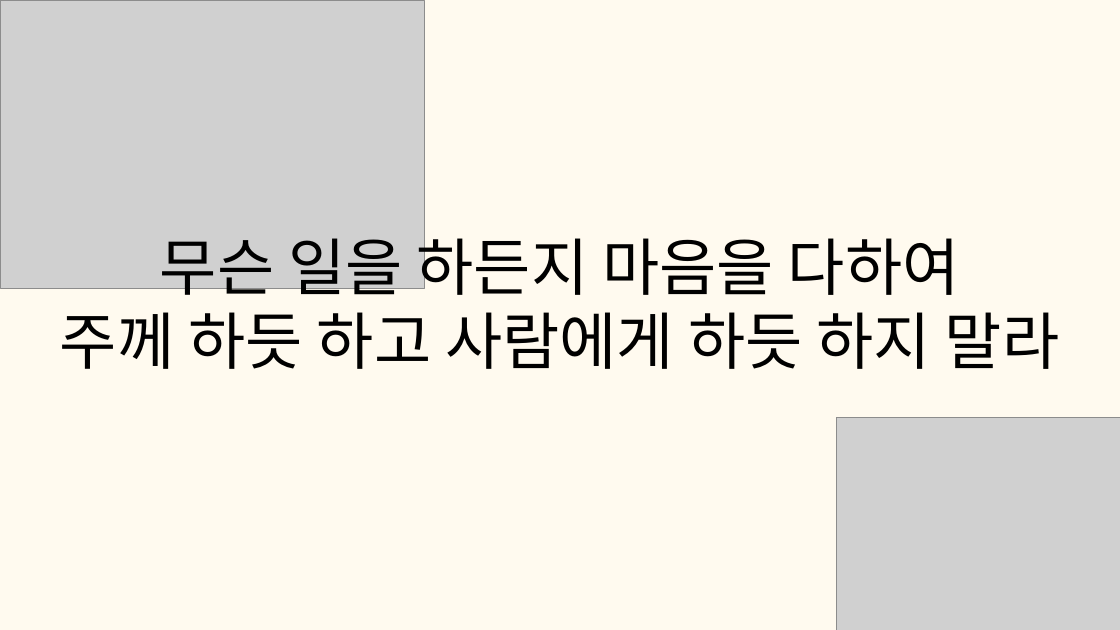
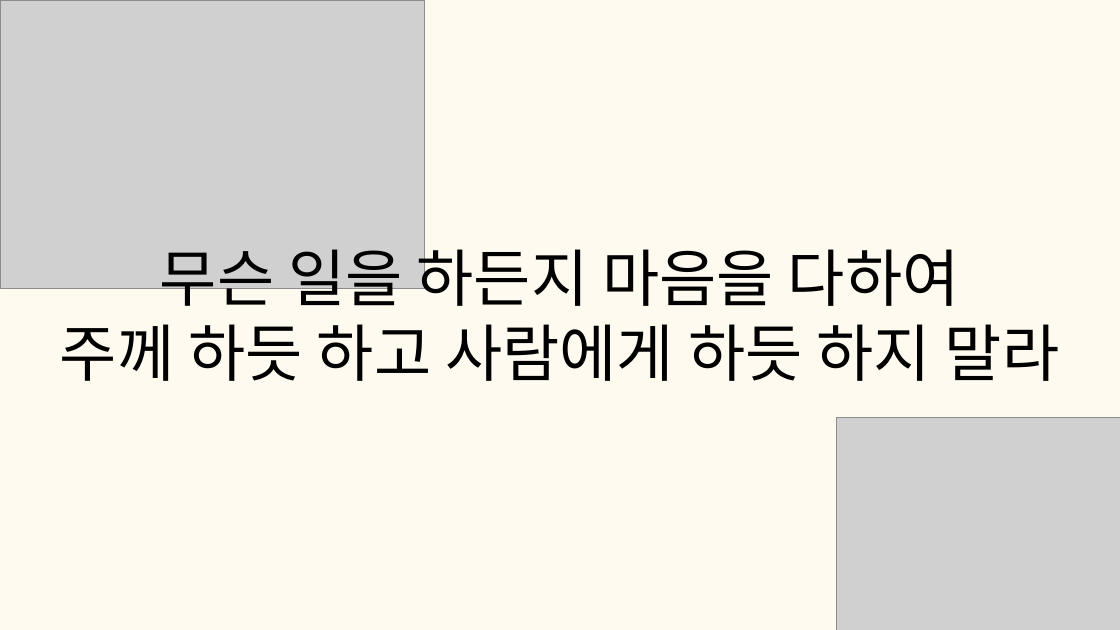
Before and after one commit to tkdgns25300/sunday_play, a slide deck: slide 25 of public/downloads/games/bible-speed/rules.pptx. Drawn at 1120x630 pixels with LibreOffice and Linux fonts; fonts in the diff are those of the drawing; grey boxes stand for pictures. Boxes give left, top, right and bottom in pixels: in the first picture for what was removed or moved away, otherwise in the second. Text is boxed around its words. In the diff, an @@ line names an element or a change of style, - is before the commit and + after.

```diff
--- a/public/downloads/games/bible-speed/rules.pptx
+++ b/public/downloads/games/bible-speed/rules.pptx
@@ text "무슨 일을 하든지 마음을 다하여": place and size @@
-text "무슨 일을 하든지 마음을 다하여" at [60,227,1059,369]
+text "무슨 일을 하든지 마음을 다하여" at [60,239,1059,381]
@@ text "무슨 일을 하든지 마음을 다하여" at [60,239,1059,381]: font Arial to Noto Sans CJK KR @@
```
Also in this commit, not shown: 27 other slides changed, 3 other files.
